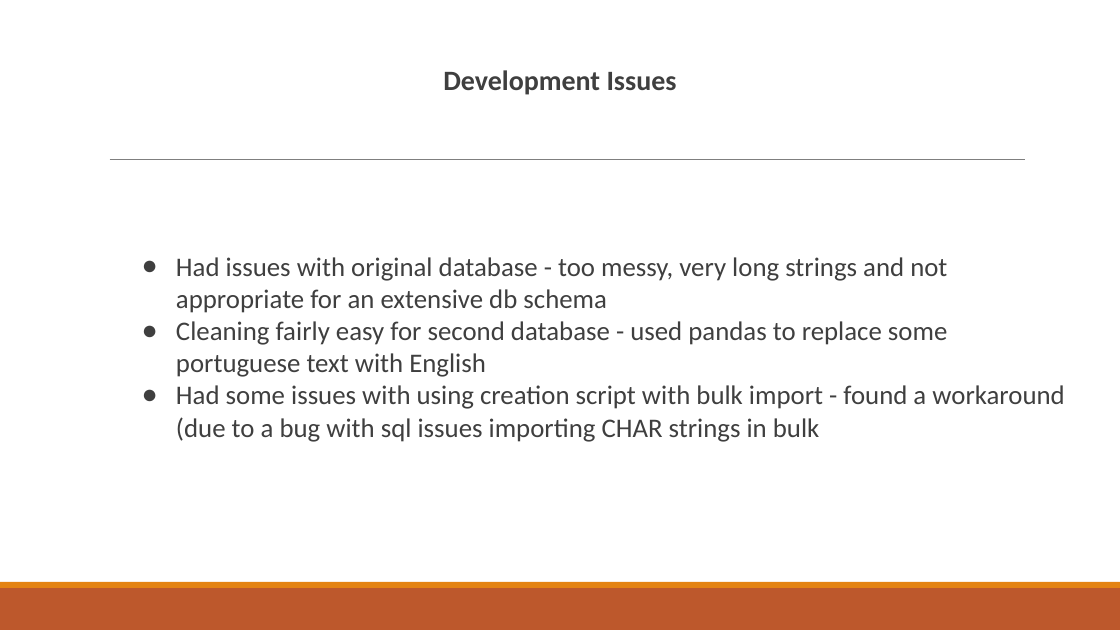
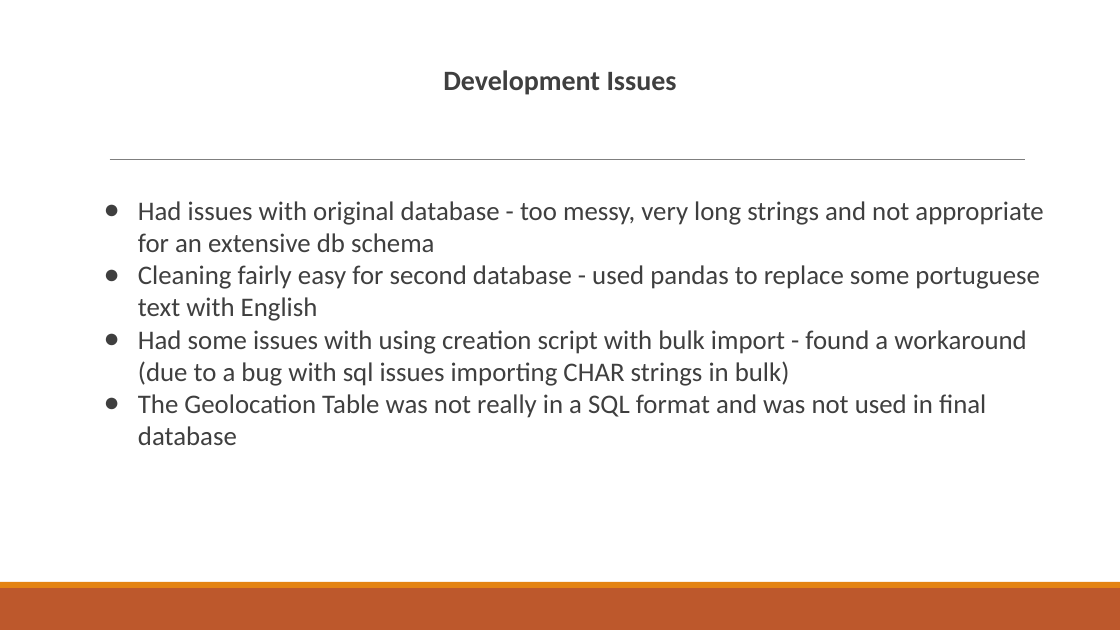
Before and after one commit to Mikeecee1/BrazilianECommerce, a slide deck: slide 5 of Mini-project-SpartaEd.pptx. Drawn at 1120x630 pixels with LibreOffice and Linux fonts; fonts in the diff are those of the drawing. Boxes give left, top, right and bottom in pixels: in the first picture for what was removed or moved away, otherwise in the second. Text is boxed around its words. In the diff, an @@ line names an element or a change of style, - is before the commit and + after.

Commit message:
updated presentation

```diff
--- a/Mini-project-SpartaEd.pptx
+++ b/Mini-project-SpartaEd.pptx
@@ text "Had issues with original database ...": place and size @@
-text "Had issues with original database ..." at <box>176,257,1064,442</box>
+text "Had issues with original database ..." at <box>138,201,1043,445</box>
@@ text at <box>138,330,1026,445</box>: text changed @@
-● Had some issues with using creation script with bulk import - found a workaround
-  (due to a bug with sql issues importing CHAR strings in bulk
+● Had some issues with using creation script with bulk import - found a workaround
+  (due to a bug with sql issues importing CHAR strings in bulk)
+● The Geolocation Table was not really in a SQL format and was not used in final database
```
Also in this commit, not shown: 3 other slides changed, 2 slides added, 2 slides removed, 1 other file.
